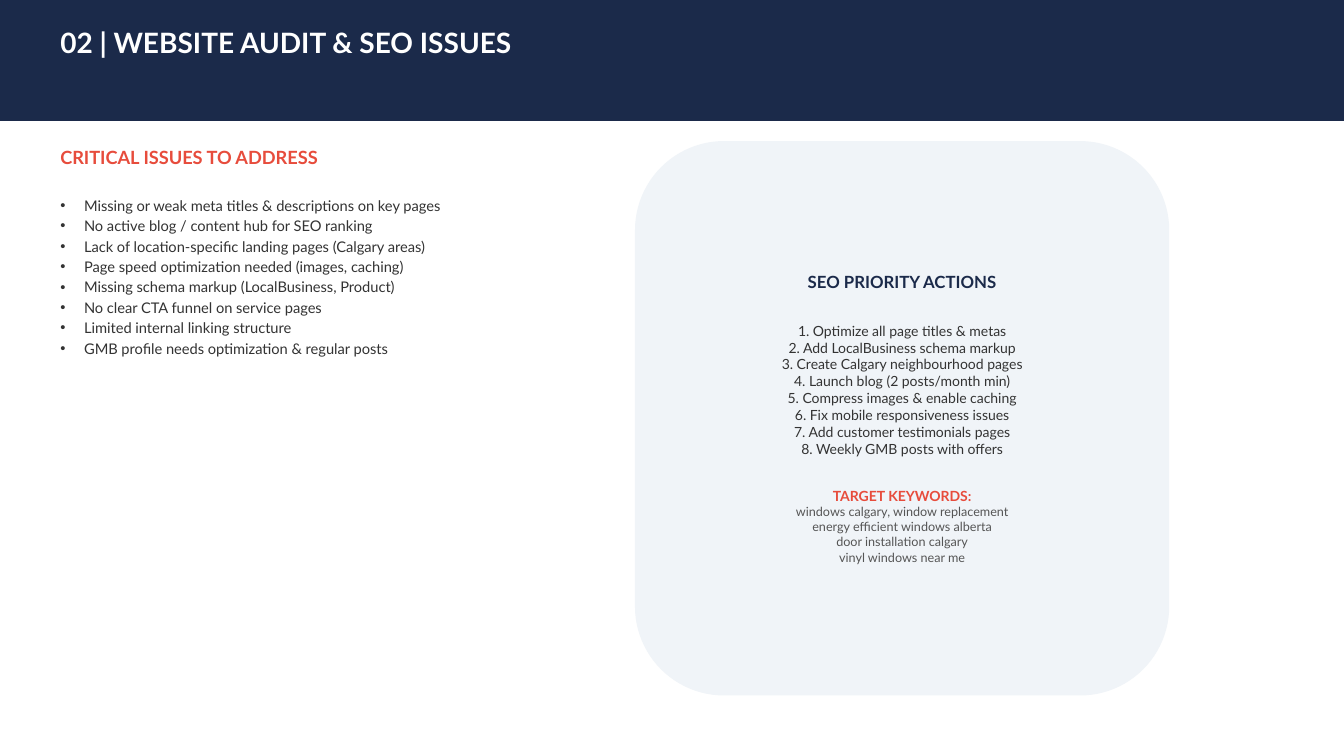
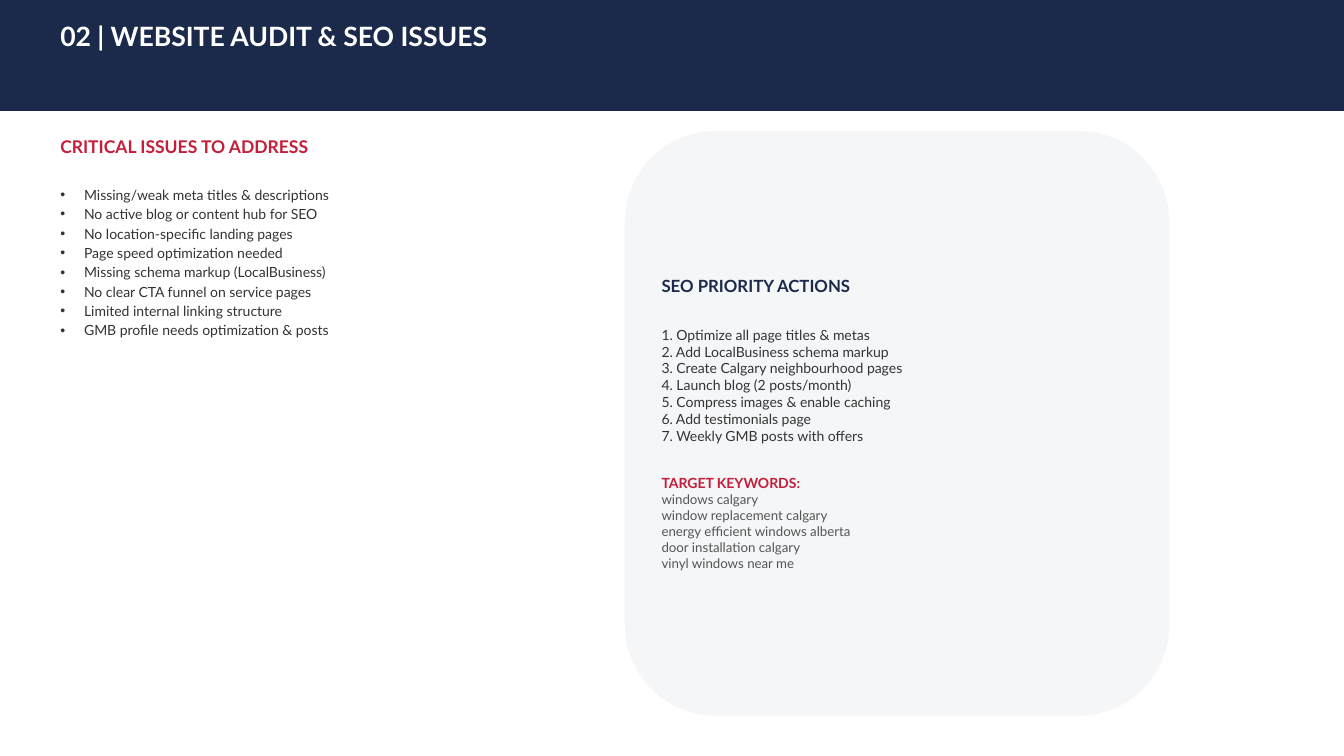
Before and after one commit to shivam9kedia/kiro, a slide deck: slide 4 of Apollo_Windows_3Month_Marketing_Roadmap.pptx. Drawn at 1344x756 pixels with LibreOffice and Linux fonts; fonts in the diff are those of the drawing. Boxes give left, top, right and bottom in pixels: in the first picture for what was removed or moved away, otherwise in the second. Text is boxed around its words. In the diff, an @@ line names an element or a change of style, - is before the commit and + after.

Commit message:
Apollo Windows 3-Month Marketing Roadmap v2
- Brand colors: Red (#C41E3A) + Navy (#1B2A4A)
- Ad budget: $300/mo ($200 profile visits + $100 engagement)
- Standard Plan: INR 10K/mo (8-11 posts, FB+IG)
- Business Plan: INR 18K/mo (18-20 posts, 4 platforms, ads mgmt)
- 16 professionally designed slides
- Realistic KPIs, no fake promises

```diff
--- a/Apollo_Windows_3Month_Marketing_Roadmap.pptx
+++ b/Apollo_Windows_3Month_Marketing_Roadmap.pptx
@@ rectangle: place and size @@
-rectangle at bbox=[0, 0, 1344, 121]
+rectangle at bbox=[0, 0, 1344, 111]
@@ text "02 | WEBSITE AUDIT & ..." at bbox=[60, 26, 487, 47]: size 20 to 19 pt @@
@@ text "CRITICAL ISSUES TO ADDRESS": place and size @@
-text "CRITICAL ISSUES TO ADDRESS" at bbox=[60, 150, 317, 164]
+text "CRITICAL ISSUES TO ADDRESS" at bbox=[60, 140, 308, 153]
@@ text "CRITICAL ISSUES TO ADDRESS" at bbox=[60, 140, 308, 153]: size 13 to 12.5 pt, text colour #E74C3C to #C41E3A @@
@@ rounded rectangle "SEO PRIORITY ACTIONS": place and size @@
-rounded rectangle "SEO PRIORITY ACTIONS" at bbox=[635, 141, 1170, 696]
+rounded rectangle "SEO PRIORITY ACTIONS" at bbox=[625, 131, 1170, 716]
@@ rounded rectangle "SEO PRIORITY ACTIONS" at bbox=[625, 131, 1170, 716]: fill #F0F4F8 to #F4F6F8 @@
@@ text "Missing/weak meta titles & descriptions": place and size @@
-text "Missing/weak meta titles & descriptions" at bbox=[84, 200, 440, 357]
+text "Missing/weak meta titles & descriptions" at bbox=[84, 189, 329, 338]
@@ text at bbox=[84, 189, 329, 280]: text changed; size 10.5 to 10 pt @@
-• Missing or weak meta titles & descriptions on key pages
-• No active blog / content hub for SEO ranking
-• Lack of location-specific landing pages (Calgary areas)
-• Page speed optimization needed (images, caching)
-• Missing schema markup (LocalBusiness, Product)
+• Missing/weak meta titles & descriptions
+• No active blog or content hub for SEO
+• No location-specific landing pages
+• Page speed optimization needed
+• Missing schema markup (LocalBusiness)
@@ text at bbox=[84, 286, 311, 319]: size 10.5 to 10 pt in "No clear CTA funnel on service pages", "Limited internal linking structure" @@
@@ text in rounded rectangle at bbox=[662, 279, 902, 570]: text colour #E74C3C to #C41E3A in "TARGET KEYWORDS:"; size 9 to 9.5 pt in "energy efficient windows alberta", "door installation calgary", "vinyl windows near me"; alignment centre to left @@
@@ text at bbox=[84, 324, 329, 338]: text changed; size 10.5 to 10 pt @@
-• GMB profile needs optimization & regular posts
+• GMB profile needs optimization & posts
@@ text in rounded rectangle at bbox=[662, 379, 851, 393]: text changed @@
-4. Launch blog (2 posts/month min)
+4. Launch blog (2 posts/month)
@@ text in rounded rectangle at bbox=[662, 413, 863, 444]: text changed @@
-6. Fix mobile responsiveness issues
-7. Add customer testimonials pages
-8. Weekly GMB posts with offers
+6. Add testimonials page
+7. Weekly GMB posts with offers
@@ text in rounded rectangle at bbox=[662, 494, 827, 523]: text changed; size 9 to 9.5 pt @@
-windows calgary, window replacement
+windows calgary
+window replacement calgary
```
Also in this commit, not shown: 13 other slides changed, 2 slides added, 1 slide removed, 5 other files.
